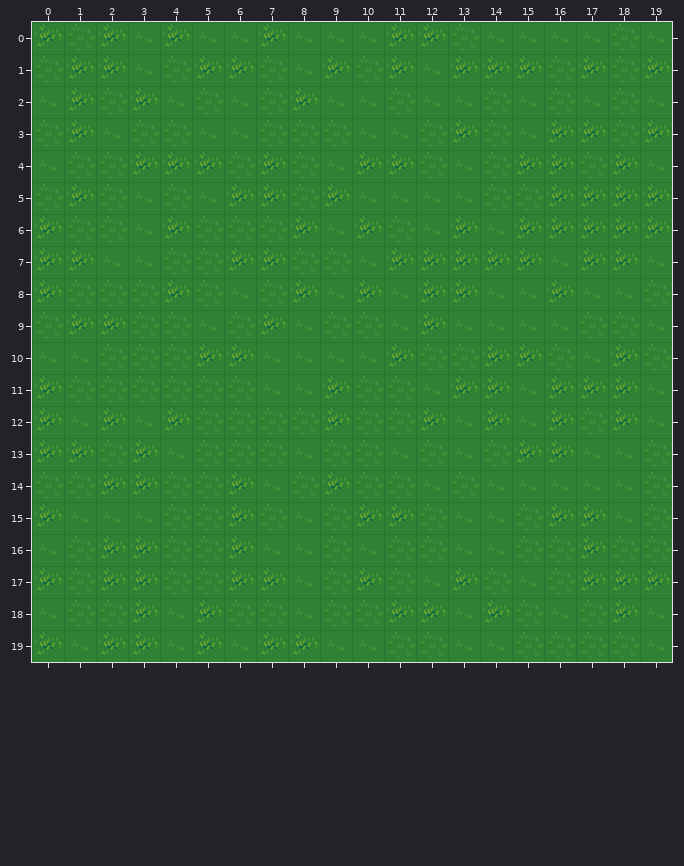
Level history. Tiled map: client/data/zones/west.tmx. This is how it looked before the edit.
Cells are 32x32 px. Shown: x 0..19, y 0..19.
After the commit:
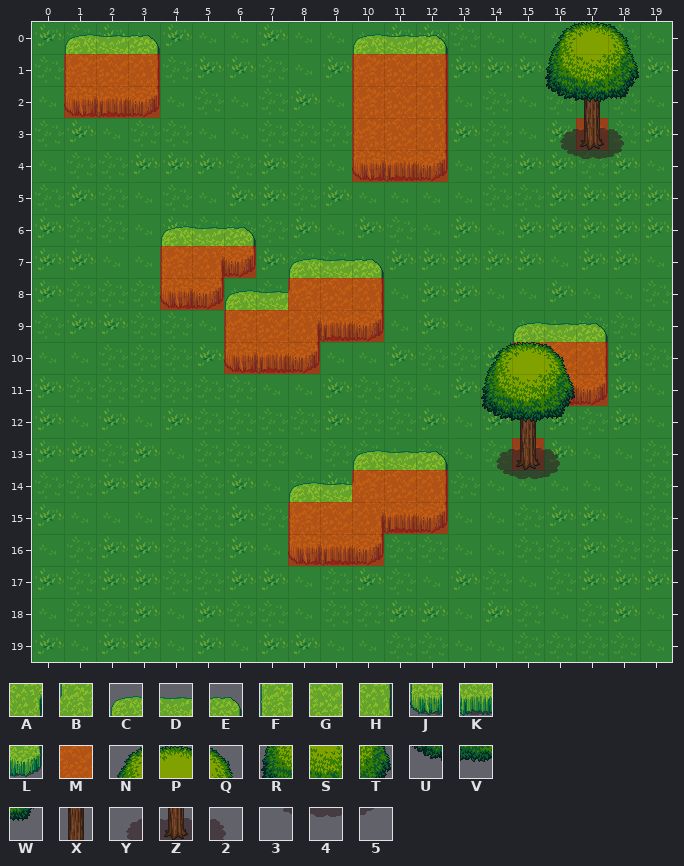
Key: from "Terrain": A 205, B 238, C 268, D 269, E 270, F 300, G 301, H 302, J 332, K 333, L 334; from "metatiles": M 0; from "treetop": N 0, P 1, Q 2, R 6, S 7, T 8, U 12, V 13, W 14; from "trunk": X 1, Y 6, Z 7, 2 8, 3 12, 4 13, 5 14.
_ is an empty cell.
Tiles of an added or newly shown layer are drawn over the layers below it.
See-through tiles are keyed as they look on the map.
Changes in this commit:
{"where": "layer \"tall grass\" (added)"}
{"y":0,"x":1,"old":"___","new":"CDE"}
{"y":0,"x":10,"old":"___","new":"CDE"}
{"y":1,"x":1,"old":"___","new":"FGH"}
{"y":1,"x":10,"old":"___","new":"FGH"}
{"y":2,"x":1,"old":"___","new":"JKL"}
{"y":2,"x":10,"old":"___","new":"FGH"}
{"y":3,"x":10,"old":"___","new":"FGH"}
{"y":4,"x":10,"old":"___","new":"JKL"}
{"y":6,"x":4,"old":"___","new":"CDE"}
{"y":7,"x":4,"old":"___","new":"FAL"}
{"y":7,"x":8,"old":"___","new":"CDE"}
{"y":8,"x":4,"old":"_______","new":"JLCDBGH"}
{"y":9,"x":6,"old":"_____","new":"FGAKL"}
{"y":9,"x":15,"old":"___","new":"CDE"}
{"y":10,"x":6,"old":"___","new":"JKL"}
{"y":10,"x":15,"old":"___","new":"FGH"}
{"y":11,"x":16,"old":"__","new":"KL"}
{"y":13,"x":10,"old":"___","new":"CDE"}
{"y":14,"x":8,"old":"_____","new":"CDBGH"}
{"y":15,"x":8,"old":"_____","new":"FGAKL"}
{"y":16,"x":8,"old":"___","new":"JKL"}
{"where": "layer \"blocked\""}
{"y":1,"x":1,"old":"___","new":"MMM"}
{"y":1,"x":10,"old":"___","new":"MMM"}
{"y":2,"x":1,"old":"___","new":"MMM"}
{"y":2,"x":10,"old":"___","new":"MMM"}
{"y":3,"x":10,"old":"___","new":"MMM"}
{"y":3,"x":17,"old":"_","new":"M"}
{"y":4,"x":10,"old":"___","new":"MMM"}
{"y":7,"x":4,"old":"___","new":"MMM"}
{"y":8,"x":4,"old":"__","new":"MM"}
{"y":8,"x":8,"old":"___","new":"MMM"}
{"y":9,"x":6,"old":"_____","new":"MMMMM"}
{"y":10,"x":6,"old":"___","new":"MMM"}
{"y":10,"x":15,"old":"___","new":"MMM"}
{"y":11,"x":16,"old":"__","new":"MM"}
{"y":13,"x":15,"old":"_","new":"M"}
{"y":14,"x":10,"old":"___","new":"MMM"}
{"y":15,"x":8,"old":"_____","new":"MMMMM"}
{"y":16,"x":8,"old":"___","new":"MMM"}
{"where": "layer \"tree roots\" (added)"}
{"y":3,"x":16,"old":"___","new":"YZ2"}
{"y":4,"x":16,"old":"___","new":"345"}
{"y":13,"x":14,"old":"___","new":"YZ2"}
{"y":14,"x":14,"old":"___","new":"345"}
{"where": "layer \"tree trunk\" (added)"}
{"y":2,"x":17,"old":"_","new":"X"}
{"y":12,"x":15,"old":"_","new":"X"}
{"where": "layer \"tree top\" (added)"}
{"y":0,"x":16,"old":"___","new":"NPQ"}
{"y":1,"x":16,"old":"___","new":"RST"}
{"y":2,"x":16,"old":"___","new":"UVW"}
{"y":10,"x":14,"old":"___","new":"NPQ"}
{"y":11,"x":14,"old":"___","new":"RST"}
{"y":12,"x":14,"old":"___","new":"UVW"}
